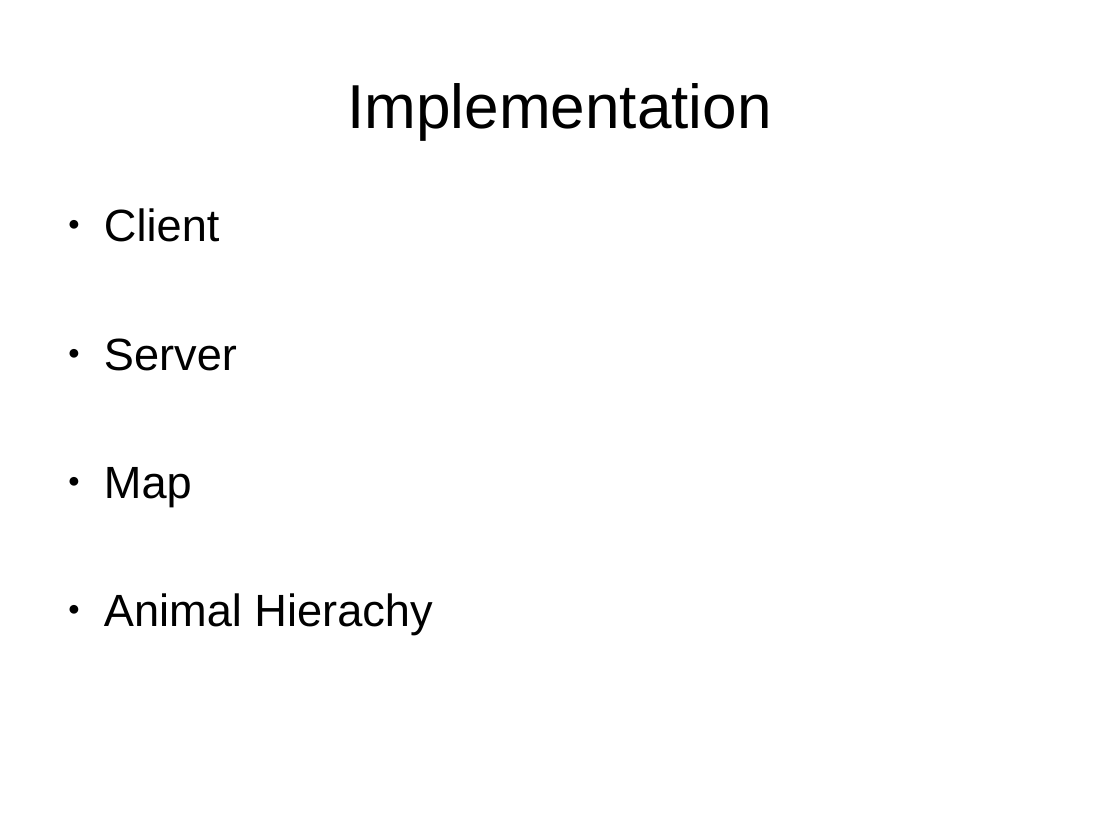
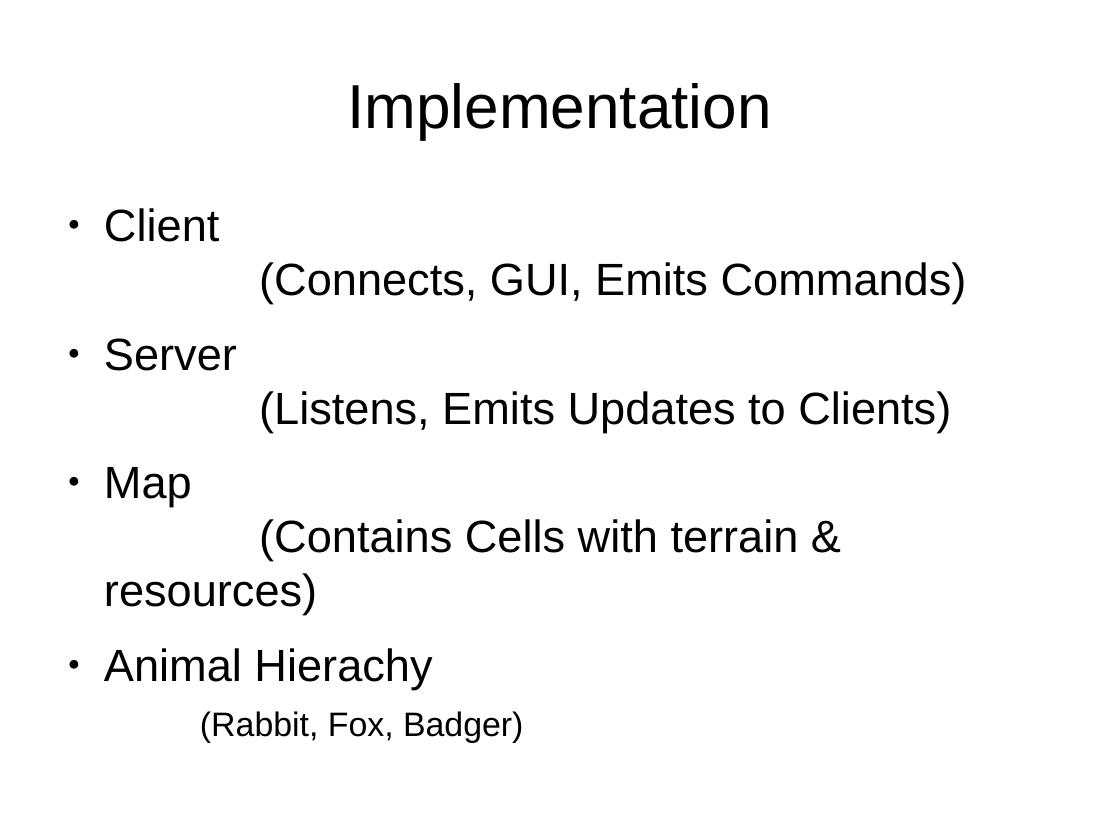
Before and after one commit to GarrettFleischer/SalvosAptissimum, a slide deck: slide 4 of Documentation/Eiffel Presentation.odp (slide 3 before the commit). Drawn at 1120x840 pixels with LibreOffice and Linux fonts; fonts in the diff are those of the drawing. Boxes give left, top, right and bottom in pixels: in the first picture for what was removed or moved away, otherwise in the second. Text is boxed around its words. In the diff, an @@ line names an element or a change of style, - is before the commit and + after.

```diff
--- a/Documentation/Eiffel Presentation.odp
+++ b/Documentation/Eiffel Presentation.odp
@@ text at [104,208,967,615]: text changed @@
-● Client
-● Server
-● Map
+● Client
+  (Connects, GUI, Emits Commands)
+● Server
+  (Listens, Emits Updates to Clients)
+● Map
+  (Contains Cells with terrain & resources)
@@ text at [200,711,523,742]: paragraph added @@
+    (Rabbit, Fox, Badger)
```
Also in this commit, not shown: 2 slides added, 1 slide removed.
